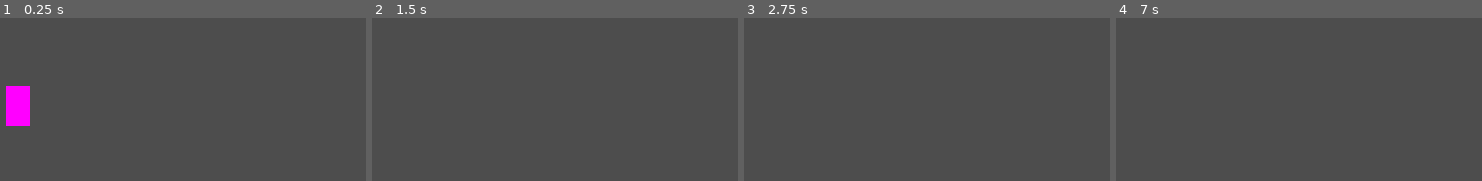
Above: before the commit, frames 1-4 (left to right).
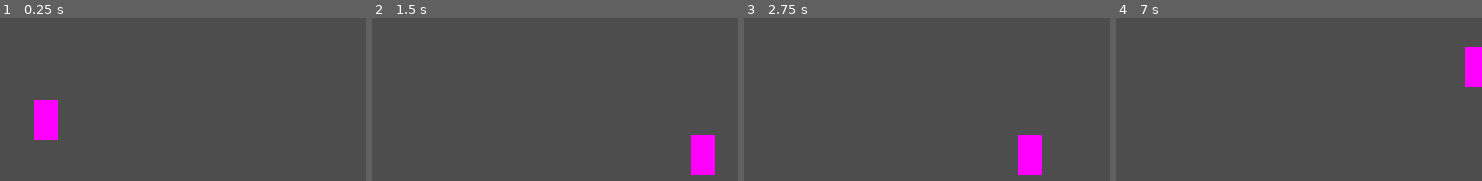
Above: after the commit, the same moments.

Repository: The-Escapegoat/PirateSoftwareGameJam
Game: Godot game, scene res://main.tscn
Same seed, same stepped clock (60 frames per second), same inputs: the game is played once before the commit and once after it.
Inputs:
- Up to frame 1 (0.25 s): no input
- Up to frame 2 (1.5 s): tap Enter (ui_accept) at 0.5, 0.77 s; hold Right (ui_right) from 0.53 s (still down)
- Up to frame 3 (2.75 s): tap Enter (ui_accept) at 1.52, 2 s; release Right (ui_right) at 2.03 s; hold Left (ui_left) from 2.03 s (still down)
- Up to frame 4 (7 s): release Left (ui_left) at 2.78 s; hold Right (ui_right) 2.78-4.28 s; tap Enter (ui_accept) at 3.02, 3.5, 3.77, 4.25, 4.52, 5, 5.75, 6.02, 6.77 s; hold Left (ui_left) 4.28-5.03 s; hold Right (ui_right) 5.03-5.78 s; hold Left (ui_left) from 5.78 s (still down)

The runs differ from the first frame. In frame 1, 3.2% of the frame differs, in the area x 1-16%, y 41-75%; in frame 2, 1.6%; in frame 3, 1.6%; in frame 4, 1.1%.

Commit message:
player movement and ground

Diff:
--- a/main.tscn
+++ b/main.tscn
@@ -1,8 +1,17 @@
-[gd_scene load_steps=2 format=3 uid="uid://deguxpsm7p5mp"]
+[gd_scene load_steps=3 format=3 uid="uid://deguxpsm7p5mp"]
 
 [ext_resource type="PackedScene" uid="uid://cnqjadjtimi1p" path="res://player.tscn" id="1_b7er3"]
 
+[sub_resource type="WorldBoundaryShape2D" id="WorldBoundaryShape2D_vwg1u"]
+distance = -60.0
+
 [node name="Main" type="Node2D"]
 
-[node name="CharacterBody2D" parent="." instance=ExtResource("1_b7er3")]
-position = Vector2(146, 83)
+[node name="Player" parent="." instance=ExtResource("1_b7er3")]
+
+[node name="Camera2D" type="Camera2D" parent="."]
+
+[node name="StaticBody2D" type="StaticBody2D" parent="."]
+
+[node name="CollisionShape2D" type="CollisionShape2D" parent="StaticBody2D"]
+shape = SubResource("WorldBoundaryShape2D_vwg1u")
--- a/player.gd
+++ b/player.gd
@@ -1,8 +1,8 @@
 extends CharacterBody2D
 
 
-const SPEED = 300.0
-const JUMP_VELOCITY = -400.0
+const SPEED = 150.0
+const JUMP_VELOCITY = -300.0
 
 # Get the gravity from the project settings to be synced with RigidBody nodes.
 var gravity = ProjectSettings.get_setting("physics/2d/default_gravity")
